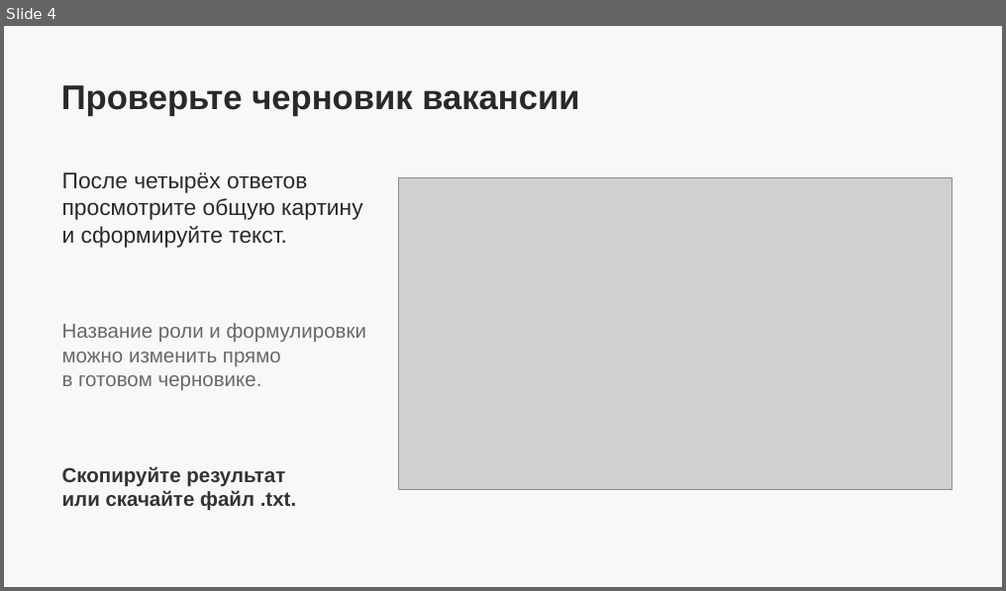
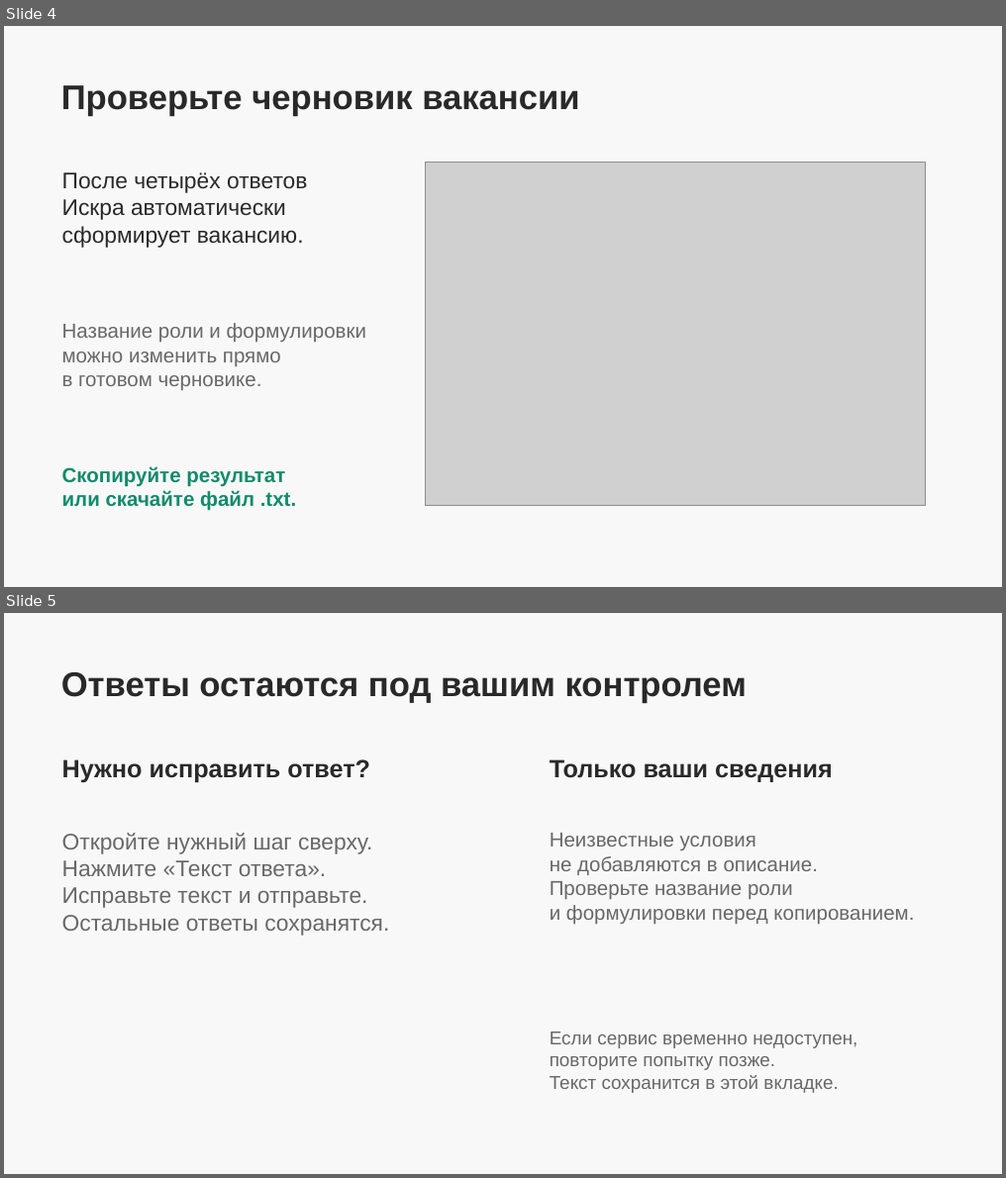
Before and after one commit to deidarkt/vacancy-voice, a slide deck: user-guide.pptx. Shown one above the other, each under a label of ours: slide 4 before the commit, slides 4 and 5 after it. The pictures are 1006x591 and 1006x1178 pixels, drawn with LibreOffice and Linux fonts; fonts in the diff are those of the drawing; grey boxes stand for pictures. Boxes give left, top, right and bottom in pixels: in the first picture for what was removed or moved away, otherwise in the second. Text is boxed around its words. In the diff, an @@ line names an element or a change of style, - is before the commit and + after.

Commit message:
Обновить кабинет Искры и автоматический голосовой сценарий
Перенесены макеты автора: русскоязычный кабинет, запись по нажатию на круг, скрытое редактирование, переходы по шагам, цветные состояния и анимация результата. После остановки — автоматическая проверка, после четырёх ответов — генерация. Убран список отсутствующих условий. Обновлены спецификация, проверки и пользовательская инструкция.

```diff
--- a/user-guide.pptx
+++ b/user-guide.pptx
@@ slide 5 added at (4, 613, 1002, 1174), background #F8F8F8 @@
@@ text added at (61, 672, 746, 703), 33 pt, text #292929, bold @@
+Ответы остаются под вашим контролем
@@ text added at (62, 760, 370, 783), 24 pt, text #292929, bold @@
+Нужно исправить ответ?
@@ text added at (549, 760, 833, 782), 24 pt, text #292929, bold @@
+Только ваши сведения
@@ text added at (62, 833, 389, 936), 21.8 pt, text #686868 @@
+Откройте нужный шаг сверху.
+Нажмите «Текст ответа».
+Исправьте текст и отправьте.
+Остальные ответы сохранятся.
@@ text added at (549, 833, 914, 924), 19.5 pt, text #686868 @@
+Неизвестные условия
+не добавляются в описание.
+Проверьте название роли
+и формулировки перед копированием.
@@ text added at (549, 1032, 857, 1093), 18 pt, text #686868 @@
+Если сервис временно недоступен,
+повторите попытку позже.
+Текст сохранится в этой вкладке.
@@ slide 4 changed as well @@
@@ picture: place and size @@
-picture at (399, 178, 952, 489)
+picture at (426, 163, 925, 505)
@@ text at (62, 199, 304, 247): text changed @@
-просмотрите общую картину
-и сформируйте текст.
+Искра автоматически
+сформирует вакансию.
@@ text "Скопируйте результат" at (62, 467, 296, 511): text colour #333333 to #118B6B @@
```
Also in this commit, not shown: 2 other slides changed, 1 slide removed, 8 other files.
